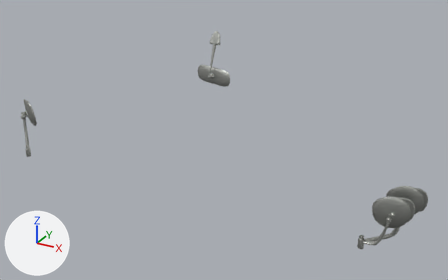
The COLLADA model bug/vehicles/bug/components/common/Bug.Mirrors.dae, before and after one commit.
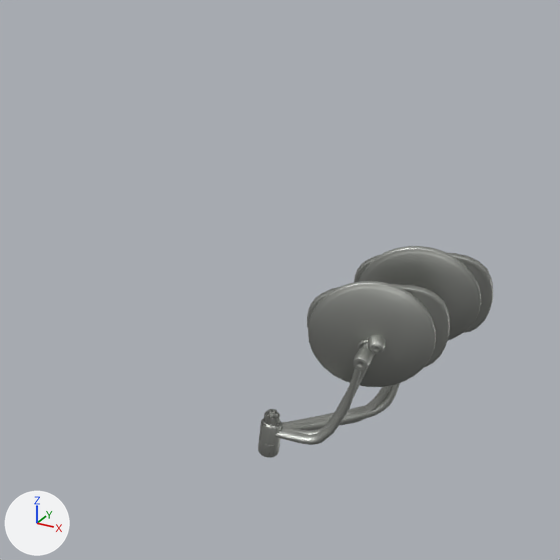
The first picture shows the older version from a camera (50 mm lens) standing at (1.026, -2.133, 1.906) and looking at (0.109, -0.466, 1.073). The close-ups show the older and then the newer version on the part from 62% to 100% of the width and 40% to 100% of the height of that picture. Only the edits that show in the close-ups are written down. The axes (+X, +Y, +Z) are drawn at lower left. The lights are the same throughout. Vertices at exactly the same position are counted once.

Objects in the first close-up: 'door_L_mirror_circle', 'door_L_mirror_circle.001', 'door_L_mirror_teardrop', 'door_L_mirror_teardrop.001'.
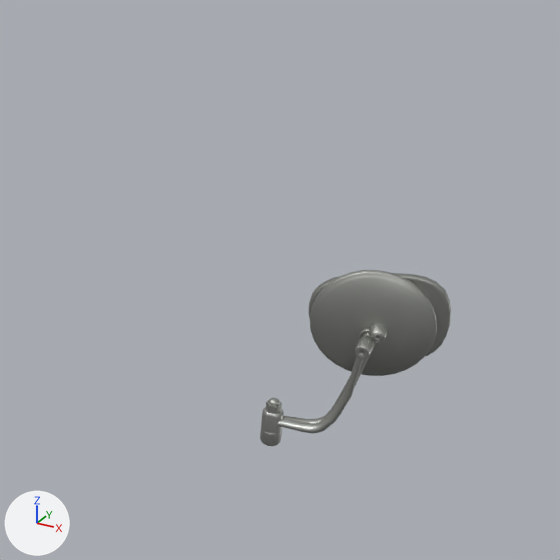
Changed parts and their boxes (x1, y1, x2, y2) in the close-ups (560 x 560 px; the box of a moved part takes in the faces that stretch with it):
'door_L_mirror_circle', reshaped (21% narrower, 17% shorter): before (258, 246, 481, 458); after (260, 270, 437, 446)
'door_L_mirror_circle.001', deleted: before (260, 281, 436, 457)
'door_L_mirror_teardrop', reshaped (18% narrower, 15% shorter): before (259, 253, 493, 456); after (260, 273, 451, 445)
'door_L_mirror_teardrop.001', deleted: before (281, 284, 450, 435)
part 1 of me_door_l_mirror_teardrop, moved or reshaped: before (264, 411, 280, 425); after (266, 400, 282, 414)
part 2 of me_door_l_mirror_teardrop, moved or reshaped (not visible before): after (373, 334, 383, 342)
part 3 of me_door_l_mirror_teardrop, added: after (308, 273, 451, 356)
part 4 of me_door_l_mirror_teardrop, added: after (260, 407, 284, 445)
part 5 of me_door_l_mirror_teardrop, added: after (269, 398, 280, 406)
part 6 of me_door_l_mirror_teardrop, added: after (283, 342, 377, 423)
part 7 of me_door_l_mirror_teardrop, deleted: before (354, 253, 493, 333)
part 8 of me_door_l_mirror_teardrop, deleted: before (267, 409, 278, 417)
part 9 of me_door_l_mirror_teardrop, deleted: before (259, 383, 400, 456)
part 10 of me_door_l_mirror_circle, moved or reshaped (not visible before): after (355, 336, 374, 359)
part 11 of me_door_l_mirror_circle, moved or reshaped: before (265, 415, 279, 425); after (267, 404, 282, 414)
part 12 of me_door_l_mirror_circle, added: after (310, 270, 437, 376)
part 13 of me_door_l_mirror_circle, added: after (359, 329, 379, 346)
part 14 of me_door_l_mirror_circle, added: after (277, 357, 363, 433)
part 15 of me_door_l_mirror_circle, deleted: before (358, 246, 481, 341)
part 16 of me_door_l_mirror_circle, moved or reshaped: before (258, 385, 392, 458); after (260, 412, 284, 446)

The change, as a list of edits to the scene's bpy script:
```text
Change me_door_l_mirror_teardrop:
    remove me_door_l_mirror_teardrop.from_pydata(...)  # 1032 vertices, 1936 faces; spans x 0.633..0.788, y -0.635..-0.497, z 0.911..1.08
    add me_door_l_mirror_teardrop.from_pydata(...)  # 906 vertices, 1684 faces; spans x 0.631..0.766, y -0.625..-0.559, z 0.916..1.083
    me_door_l_mirror_teardrop part 1: the loose piece of 48 vertices spanning x 0.636..0.649, y -0.633..-0.621, z 0.942..0.95 is moved by (-0.002, 0.01, 0.005)
    me_door_l_mirror_teardrop part 2: the loose piece of 48 vertices spanning x 0.733..0.741, y -0.547..-0.543, z 1.027..1.035 is moved by (-0.019, -0.063, 0.004)
    me_door_l_mirror_teardrop part 3: a new loose piece of 447 vertices spanning x 0.655..0.766, y -0.61..-0.559, z 1.0..1.083
    me_door_l_mirror_teardrop part 4: a new loose piece of 192 vertices spanning x 0.631..0.649, y -0.625..-0.608, z 0.916..0.948, in mat_bug_chrome (grey #b1b3ae)
    me_door_l_mirror_teardrop part 5: a new loose piece of 97 vertices spanning x 0.636..0.645, y -0.622..-0.612, z 0.954..0.959, in mat_bug_chrome (grey #b1b3ae)
    me_door_l_mirror_teardrop part 6: a new loose piece of 44 vertices spanning x 0.641..0.72, y -0.623..-0.594, z 0.933..1.04, in mat_bug_chrome (grey #b1b3ae)
    me_door_l_mirror_teardrop part 7: the loose piece of 447 vertices spanning x 0.675..0.788, y -0.547..-0.497, z 0.997..1.08 is deleted
    me_door_l_mirror_teardrop part 8: the loose piece of 97 vertices spanning x 0.638..0.647, y -0.632..-0.622, z 0.949..0.954 is deleted
    me_door_l_mirror_teardrop part 9: 362 vertices removed from x 0.633..0.739, y -0.635..-0.534, z 0.911..1.031
    other edits to the shape of me_door_l_mirror_teardrop do not show in these pictures
Change me_door_l_mirror_circle:
    remove me_door_l_mirror_circle.from_pydata(...)  # 1432 vertices, 2740 faces; spans x 0.633..0.78, y -0.635..-0.502, z 0.91..1.084
    add me_door_l_mirror_circle.from_pydata(...)  # 1417 vertices, 2636 faces; spans x 0.632..0.758, y -0.627..-0.572, z 0.915..1.087
    me_door_l_mirror_circle part 10: the loose piece of 181 vertices spanning x 0.723..0.736, y -0.556..-0.536, z 1.017..1.031 is moved by (-0.02, -0.071, 0.005)
    me_door_l_mirror_circle part 11: the loose piece of 48 vertices spanning x 0.636..0.649, y -0.633..-0.621, z 0.942..0.949 is turned -42.4 degrees about the z axis through its middle, then moved by (-0.002, 0.01, 0.005)
    me_door_l_mirror_circle part 12: a new loose piece of 509 vertices spanning x 0.658..0.758, y -0.605..-0.572, z 0.985..1.087
    me_door_l_mirror_circle part 13: a new loose piece of 161 vertices spanning x 0.701..0.718, y -0.603..-0.596, z 1.02..1.038, in mat_bug_chrome (grey #b1b3ae)
    me_door_l_mirror_circle part 14: a new loose piece of 144 vertices spanning x 0.645..0.711, y -0.623..-0.61, z 0.934..1.024, in mat_bug_chrome (grey #b1b3ae)
    me_door_l_mirror_circle part 15: the loose piece of 478 vertices spanning x 0.679..0.78, y -0.535..-0.502, z 0.983..1.084 is deleted
    me_door_l_mirror_circle part 16: 1 vertex moved within x 0.646, y -0.623, z 0.93; 381 vertices removed from x 0.633..0.733, y -0.635..-0.543, z 0.91..1.019; 191 vertices added at x 0.632..0.649, y -0.625..-0.608, z 0.915..0.947
    other edits to the shape of me_door_l_mirror_circle do not show in these pictures
Remove ob_door_l_mirror_teardrop_001:
    ob_door_l_mirror_teardrop_001 = bpy.data.objects.new('door_L_mirror_teardrop.001', me_id2502_001)
Remove ob_door_l_mirror_circle_001:
    ob_door_l_mirror_circle_001 = bpy.data.objects.new('door_L_mirror_circle.001', me_meshid36_name_002)
```
